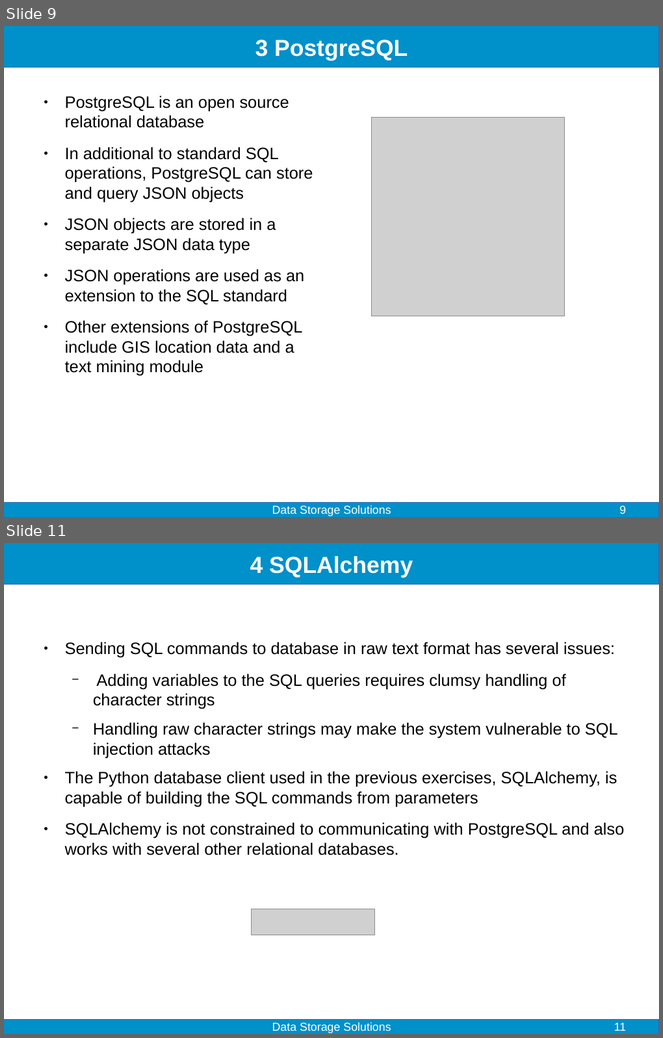
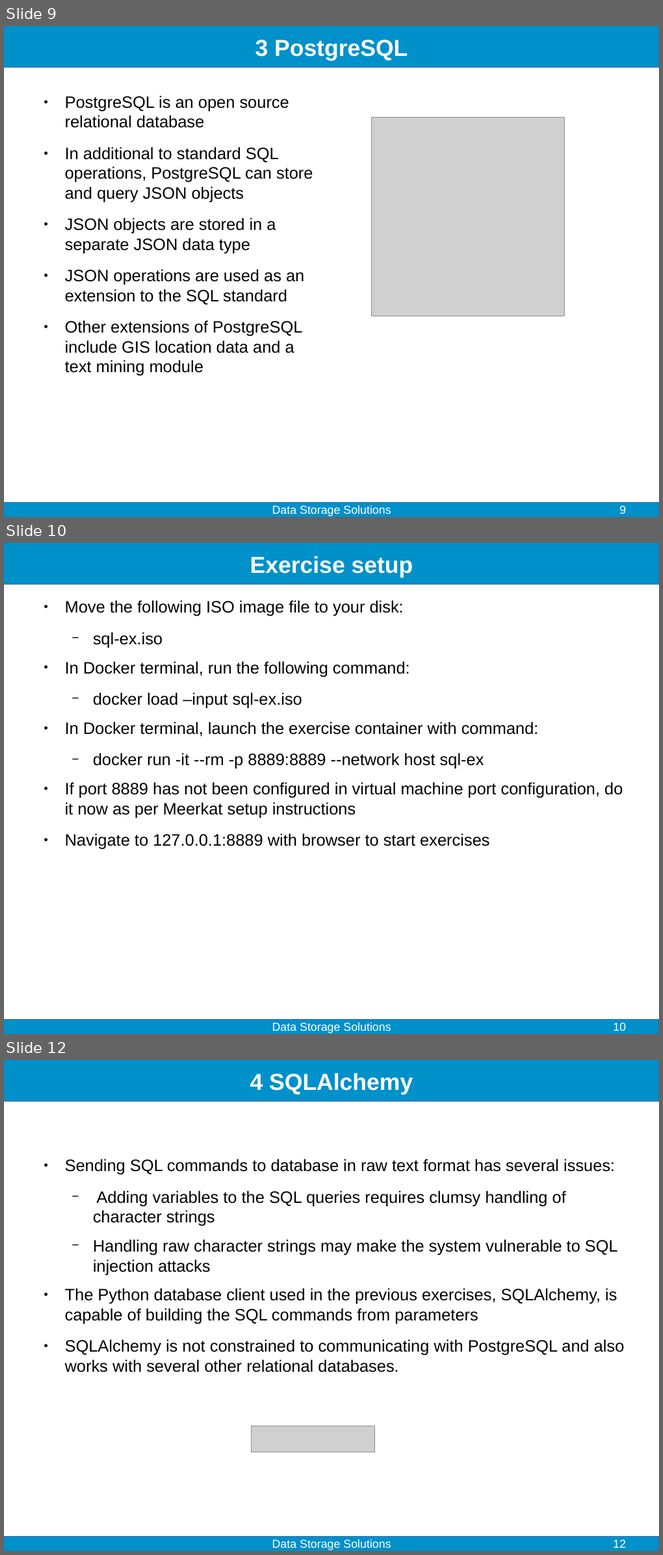
Before and after one commit to fjelltopp/training, a slide deck: data_storage_solutions/Data storage solutions.odp. Shown one above the other, each under a label of ours: slides 9 and 11 before the commit, slides 9, 10 and 12 after it; the slides between them are not shown. The pictures are 663x1038 and 663x1555 pixels, drawn with LibreOffice and Linux fonts; fonts in the diff are those of the drawing; grey boxes stand for pictures. Boxes give left, top, right and bottom in pixels: in the first picture for what was removed or moved away, otherwise in the second. Text is boxed around its words. In the diff, an @@ line names an element or a change of style, - is before the commit and + after.

Commit message:
finalize jupyter exercises

```diff
--- a/data_storage_solutions/Data storage solutions.odp
+++ b/data_storage_solutions/Data storage solutions.odp
@@ slide 10 added at (4, 543, 659, 1034), background #FFFFFF; not listed: 2 template elements that a slide beside it also shows @@
@@ title added at (250, 556, 414, 577), 28 pt, text #FFFFFF, bold @@
+Exercise setup
@@ text added at (65, 600, 623, 850), 20 pt, text #000000 @@
+● Move the following ISO image file to your disk:
+  − sql-ex.iso
+● In Docker terminal, run the following command:
+  − docker load –input sql-ex.iso
+● In Docker terminal, launch the exercise container with command:
+  − docker run -it --rm -p 8889:8889 --network host sql-ex
+● If port 8889 has not been configured in virtual machine port configuration, do it now as per Meerkat setup instructions
+● Navigate to 127.0.0.1:8889 with browser to start exercises
@@ text added at (272, 1023, 391, 1034), 14 pt, text #FFFFFF @@
+Data Storage Solutions
@@ page number added at (613, 1023, 626, 1031), 14 pt, text #FFFFFF @@
+10
@@ what was slide 11 is now slide 12 @@
@@ page number at (613, 1540, 626, 1548): text changed @@
-11
+12
```
Also in this commit, not shown: 4 slides changed, 2 other files.
